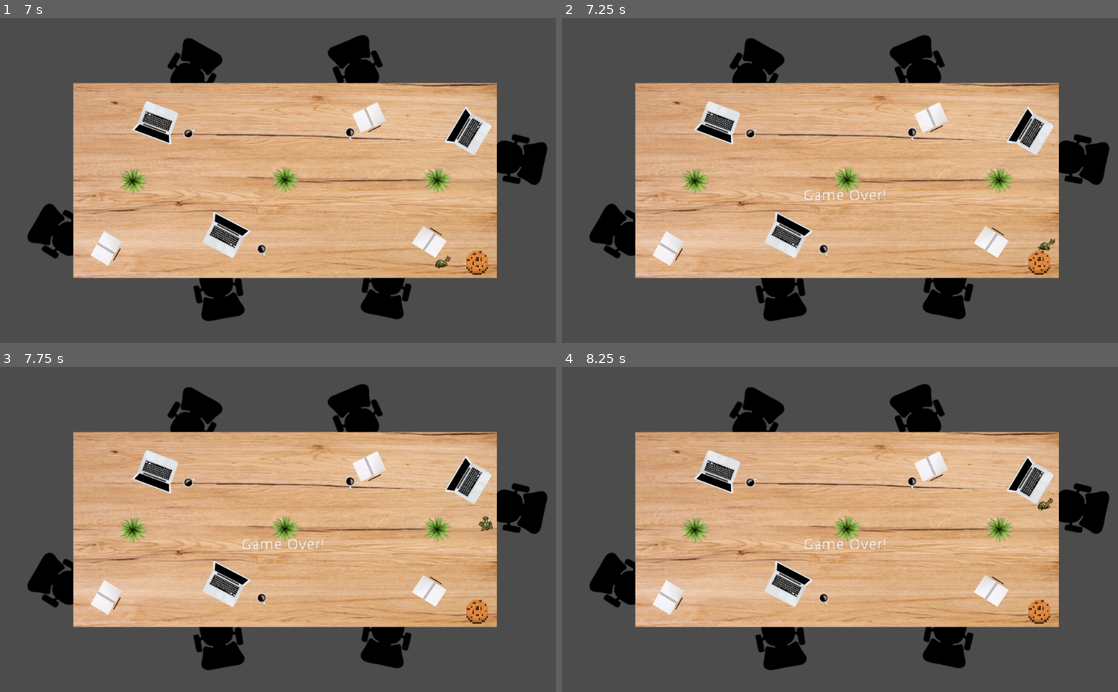
Above: before the commit, frames 1-4 (two rows, left to right).
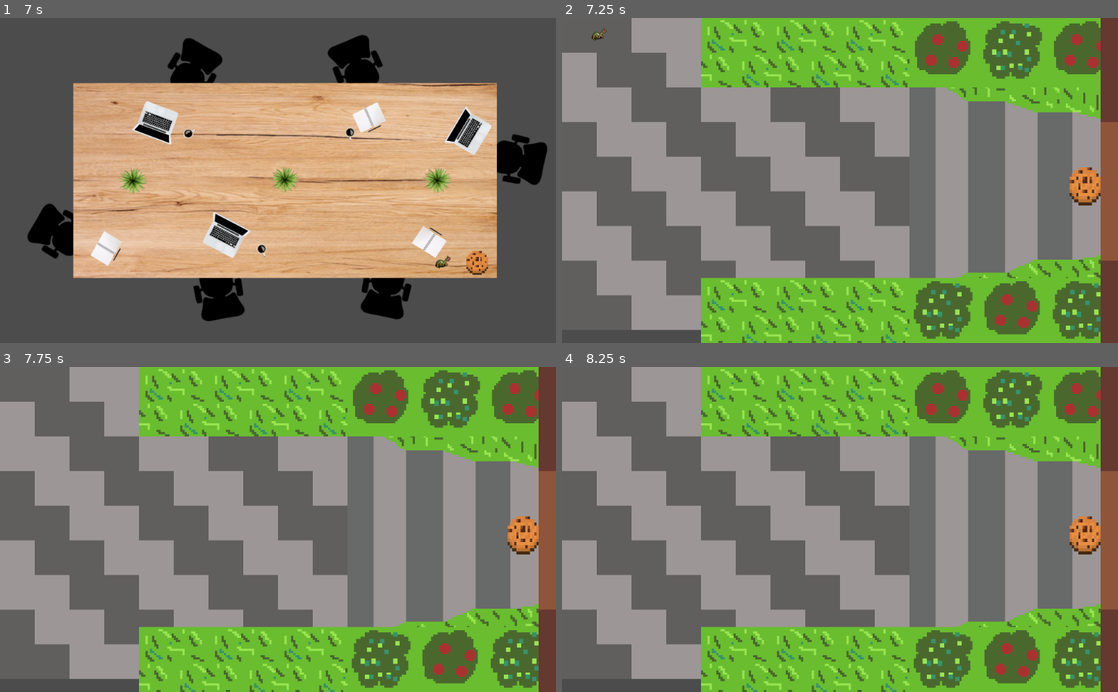
Above: after the commit, the same moments.

Repository: CS3398-Titan-HelloWorld/RoombaAttack
Game: Godot game, scene res://Main.tscn
The game is run twice, just before and just after one commit, with the same random seed, the same clock (stepped at 60 frames per second) and the same inputs.
Inputs:
- Up to frame 1 (7 s): click "Start!" at 0.5 s; tap Enter at 1.25 s; hold Right (ui_right) 1.28-2.03 s; hold Down (ui_down) 2.03-2.78 s; hold Right (ui_right) 2.78-3.53 s; hold Up (ui_up) 3.53-4.28 s; hold Left (ui_left) 4.28-5.78 s; tap Space at 5.75 s; hold Down (ui_down) 5.78-6.53 s; hold Right (ui_right) from 6.53 s (still down)
- Up to frame 2 (7.25 s): keep holding Right (ui_right)
- Up to frame 3 (7.75 s): release Right (ui_right) at 7.28 s; hold Up (ui_up) from 7.28 s (still down)
- Up to frame 4 (8.25 s): release Up (ui_up) at 8.03 s; hold Right (ui_right) from 8.03 s (still down)

Frame 1 is identical in both runs. In frame 2, 92% of the frame differs, in the area x 0-100%, y 0-100%; in frame 3, 91%; in frame 4, 91%.

Commit message:
Implemented Level change with correct end position

Diff:
--- a/RoombaAttack/EndPosition.gd
+++ b/RoombaAttack/EndPosition.gd
@@ -1,10 +1,10 @@
 extends Area2D
 signal hit
-# class member variables go here, for example:
-# var a = 2
-# var b = "textvar"
 
-func _ready():
-	# Called when the node is added to the scene for the first time.
-	# Initialization here
-	pass
+export(String, FILE, "*.tscn") var next_level
+
+func _physics_process(delta):
+	var bodies = get_overlapping_bodies()
+	for body in bodies:
+		if body.name == "Player":
+			get_tree().change_scene(next_level)
--- a/RoombaAttack/Main.tscn
+++ b/RoombaAttack/Main.tscn
@@ -14,7 +14,7 @@
 "points": PoolVector2Array( 0, 0, 0, 0, -0.842529, 1.0733, 0, 0, 0, 0, 1022.16, -0.287079, 0, 0, 0, 0, 1020.8, 596.917, 0, 0, 0, 0, -2.20291, 595.557, 0, 0, 0, 0, -0.842529, 1.0733 )
 }
 
-[node name="Main" type="Node"]
+[node name="Main" type="Node" index="0"]
 
 script = ExtResource( 1 )
 Mob = null
@@ -69,6 +69,7 @@
 
 collision_layer = 2
 _sections_unfolded = [ "Collision" ]
+next_level = "res://OutsideLevel.tscn"
 
 [node name="Player" parent="." index="7" instance=ExtResource( 4 )]
 
--- a/RoombaAttack/OutsideLevel.tscn
+++ b/RoombaAttack/OutsideLevel.tscn
@@ -37,6 +37,7 @@
 position = Vector2( -300, -410 )
 scale = Vector2( 1.4375, 1.59375 )
 _sections_unfolded = [ "Transform" ]
+next_level = "res://Main.tscn"
 
 [node name="NoBushes" type="StaticBody2D" parent="." index="3"]
 
